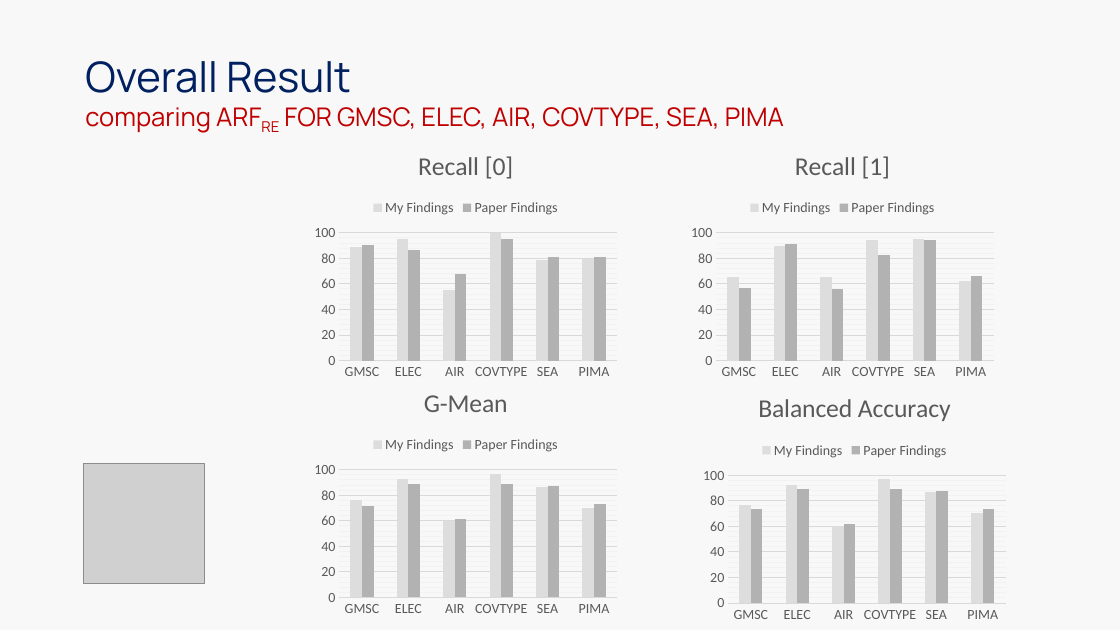
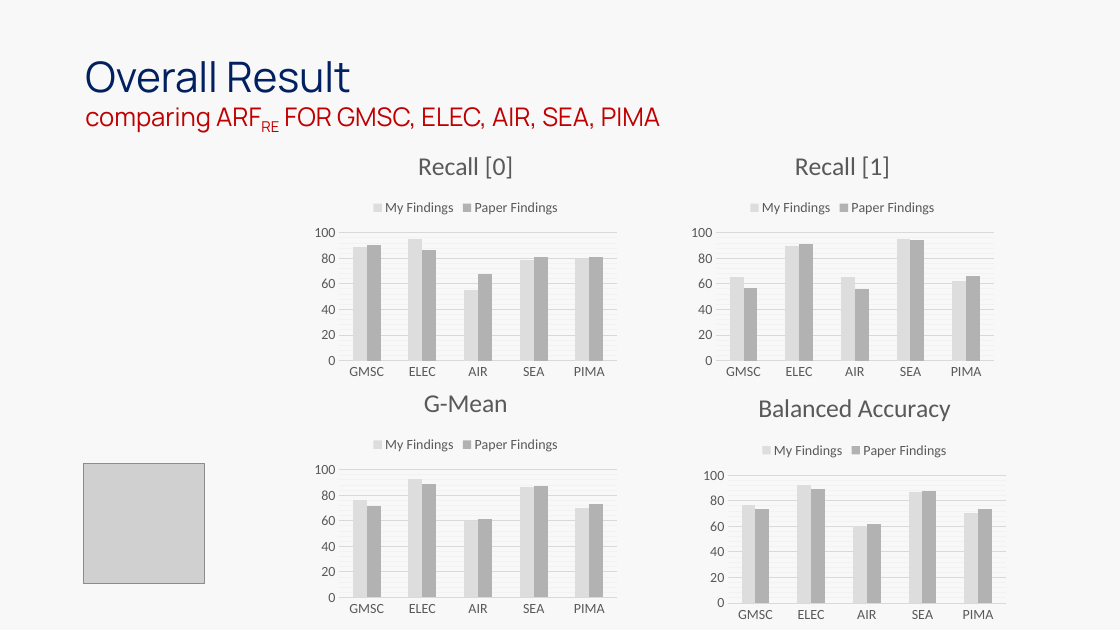
Before and after one commit to kushvarma/dm_arf, a slide deck: slide 13 of DMLAB-SS2020 ARF v3.pptx. Drawn at 1120x630 pixels with LibreOffice and Linux fonts; fonts in the diff are those of the drawing; grey boxes stand for pictures. Boxes give left, top, right and bottom in pixels: in the first picture for what was removed or moved away, otherwise in the second. Text is boxed around its words. In the diff, an @@ line names an element or a change of style, - is before the commit and + after.

Commit message:
updated result.

```diff
--- a/DMLAB-SS2020 ARF v3.pptx
+++ b/DMLAB-SS2020 ARF v3.pptx
@@ title at <box>85,61,660,133</box>: text changed @@
-Overall Result
-comparing ARFRE FOR GMSC, ELEC, AIR, COVTYPE, SEA, PIMA
+Overall Result
+comparing ARFRE FOR GMSC, ELEC, AIR, SEA, PIMA
@@ column chart at <box>308,134,624,386</box> @@
-categories: GMSC, ELEC, AIR, COVTYPE, SEA, PIMA
+categories: GMSC, ELEC, AIR, SEA, PIMA
-My Findings: 89, 95, 55, 100, 79, 80
+My Findings: 89, 95, 55, 79, 80
-Paper Findings: 90, 87, 68, 95, 81, 81
+Paper Findings: 90, 87, 68, 81, 81
@@ column chart at <box>685,134,1001,386</box> @@
-categories: GMSC, ELEC, AIR, COVTYPE, SEA, PIMA
+categories: GMSC, ELEC, AIR, SEA, PIMA
-My Findings: 65, 90, 65, 94, 95, 62
+My Findings: 65, 90, 65, 95, 62
-Paper Findings: 56, 91, 56, 83, 94, 66
+Paper Findings: 56, 91, 56, 94, 66
@@ column chart at <box>308,371,624,623</box> @@
-categories: GMSC, ELEC, AIR, COVTYPE, SEA, PIMA
+categories: GMSC, ELEC, AIR, SEA, PIMA
-My Findings: 76, 92, 60, 97, 86, 70
+My Findings: 76, 92, 60, 86, 70
-Paper Findings: 71, 89, 62, 89, 87, 73
+Paper Findings: 71, 89, 62, 87, 73
@@ column chart at <box>697,376,1012,628</box> @@
-categories: GMSC, ELEC, AIR, COVTYPE, SEA, PIMA
+categories: GMSC, ELEC, AIR, SEA, PIMA
-My Findings: 77, 92, 60, 97, 87, 71
+My Findings: 77, 92, 60, 87, 71
-Paper Findings: 73, 89, 62, 89, 88, 74
+Paper Findings: 73, 89, 62, 88, 74
```
Also in this commit, not shown: 6 other slides changed, 2 other files.
